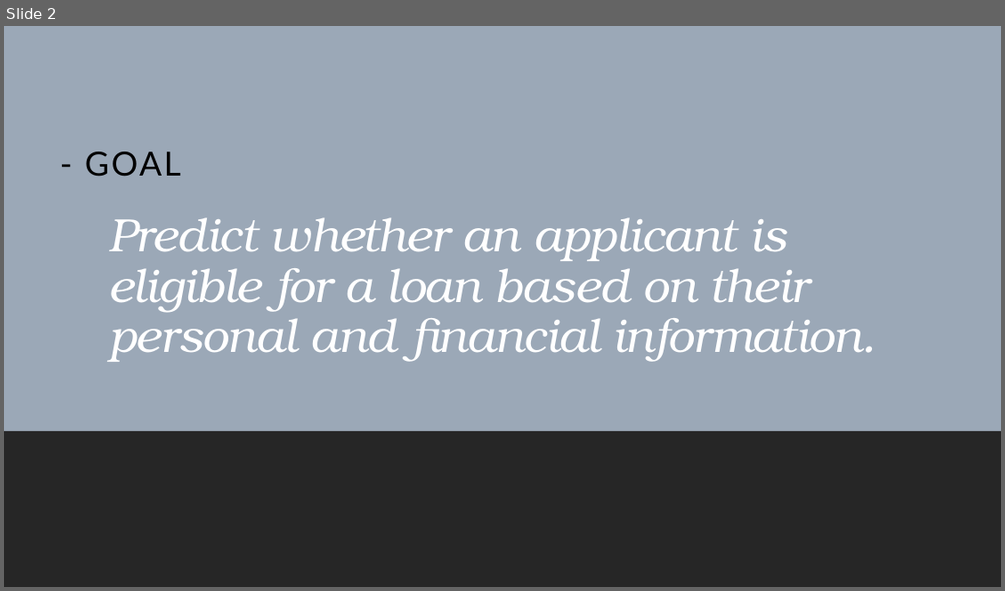
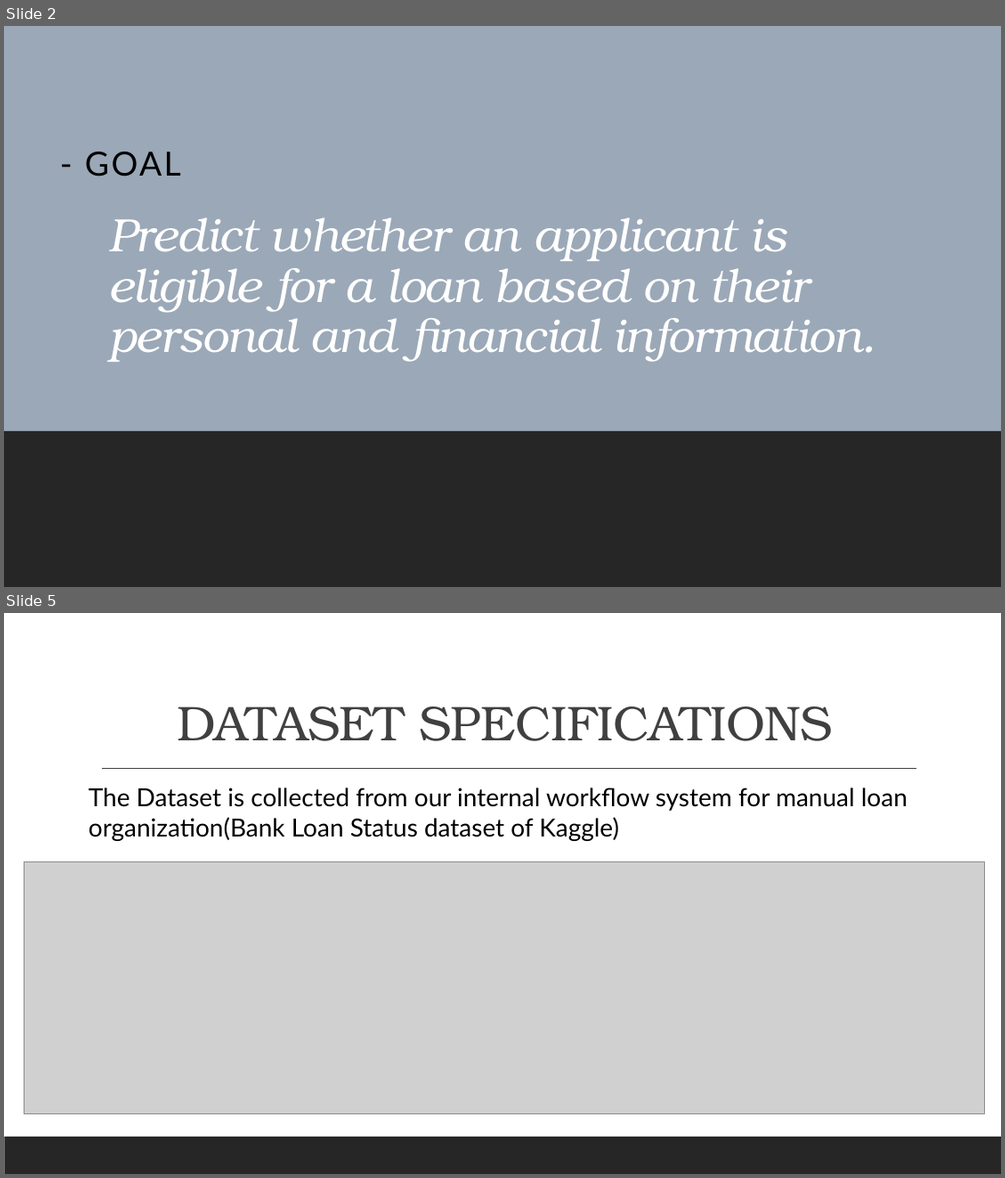
Before and after one commit to MuhammadWaqiShakil/AI-Project, a slide deck: Project AI/AI Presentation.pptx. Shown one above the other, each under a label of ours: slide 2 before the commit, slides 2 and 5 after it; the slides between them are not shown. The pictures are 1005x591 and 1005x1178 pixels, drawn with LibreOffice and Linux fonts; fonts in the diff are those of the drawing; grey boxes stand for pictures. Boxes give left, top, right and bottom in pixels: in the first picture for what was removed or moved away, otherwise in the second. Text is boxed around its words. In the diff, an @@ line names an element or a change of style, - is before the commit and + after.

```diff
--- a/Project AI/AI Presentation.pptx
+++ b/Project AI/AI Presentation.pptx
@@ slide 5 added at (4,613,1001,1174), background #FFFFFF; not listed: 1 template element that a slide beside it also shows @@
@@ title added at (178,706,833,741), 47 pt, text #404040 @@
+DATASET SPECIFICATIONS
@@ line added from (102, 769) to (917, 769), #404040 1 pt @@
@@ text added at (89,787,907,841), 24 pt, text #000000 @@
+The Dataset is collected from our internal workflow system for manual loan organization(Bank Loan Status dataset of Kaggle)
@@ picture added at (24,862,985,1114) @@
```
Also in this commit, not shown: 6 other slides added, 1 slide removed.
